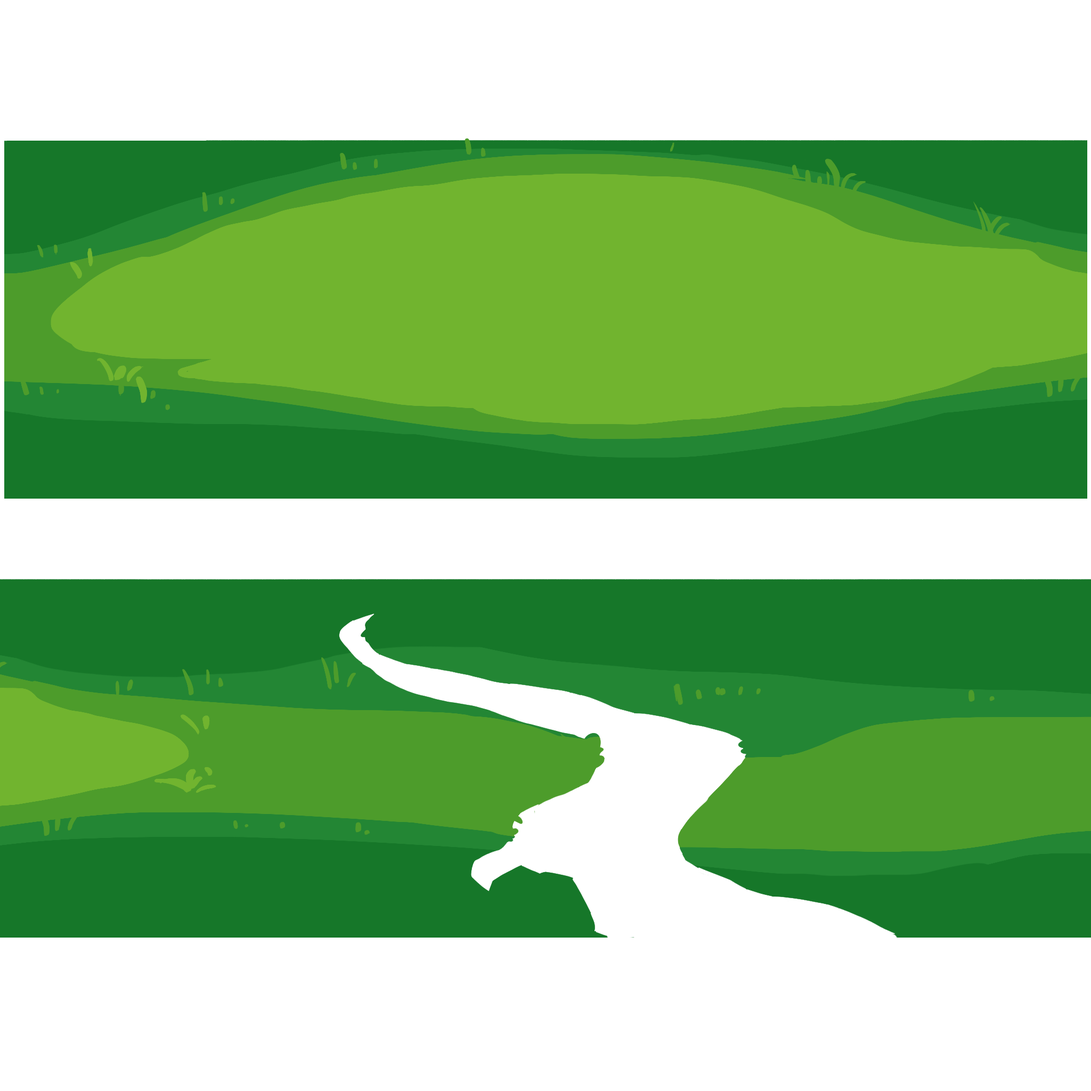
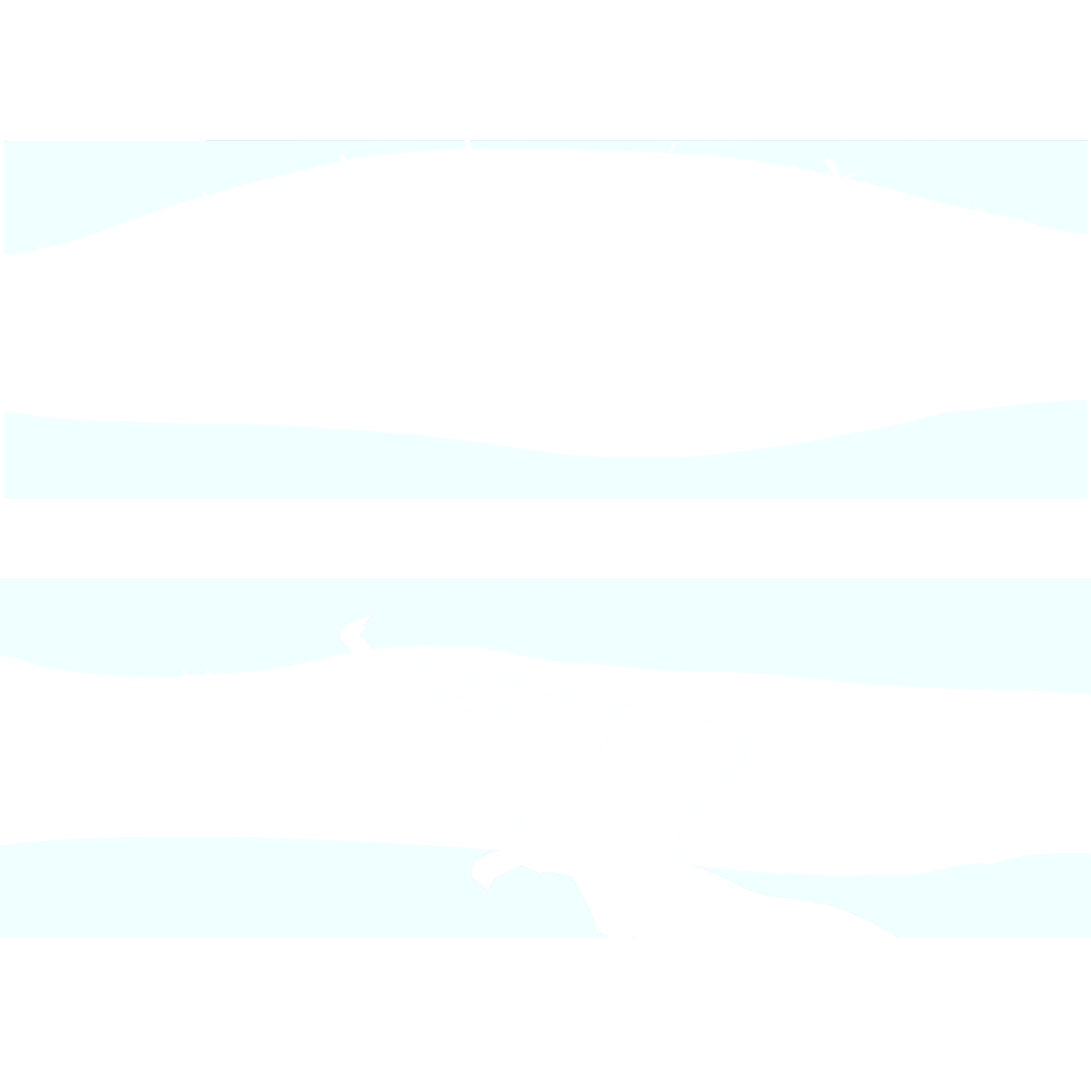
Two versions of the same layered image (1091 x 1091). Layer-by-layer changes:
added layer "Layer 6" (overlay) above "Layer 1 copy" over box(4, 138, 1088, 499)
added layer "Layer 1 copy" above "Layer 1" over box(4, 138, 1088, 499)
added layer "Layer 5 copy 2" (overlay) above "Layer 5 copy" over box(0, 579, 1091, 939)
added layer "Layer 5 copy" above "Layer 5" over box(0, 579, 1091, 939)
hid "Layer 5" over box(0, 579, 1091, 939)
